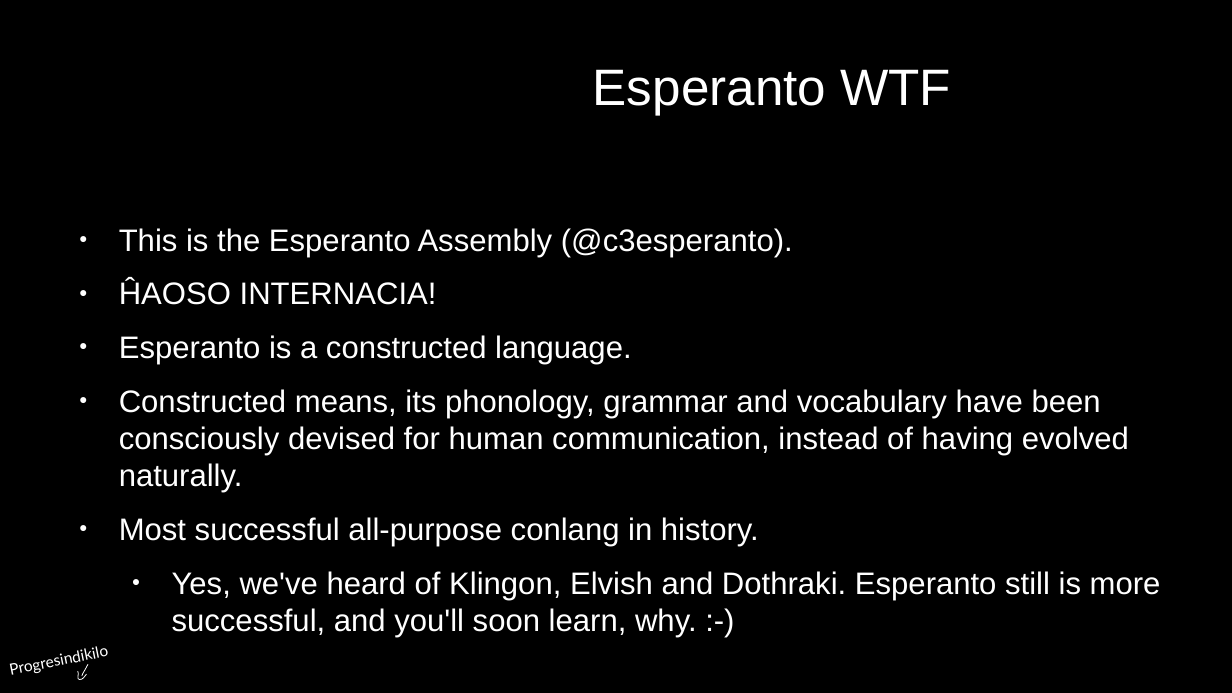
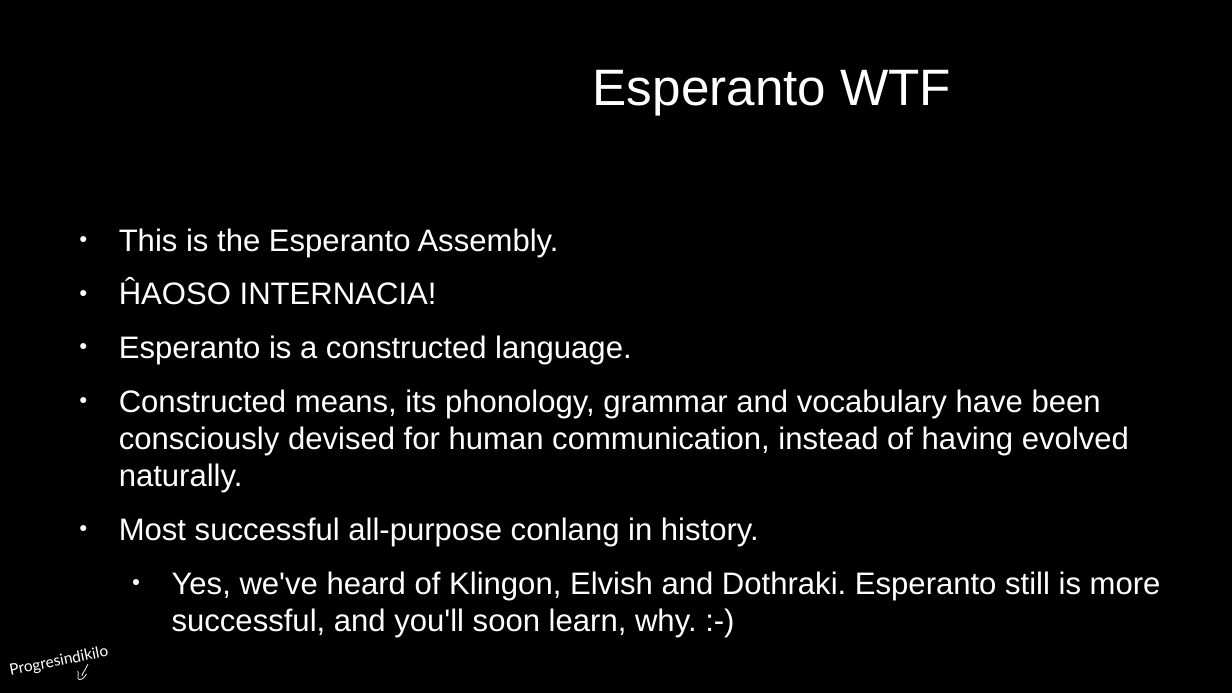
Before and after one commit to c3esperanto/c3-prezentajxo, a slide deck: slide 1 of Esperanto.odp. Drawn at 1232x693 pixels with LibreOffice and Linux fonts; fonts in the diff are those of the drawing; background and template pictures are left out. Boxes give left, top, right and bottom in pixels: in the first picture for what was removed or moved away, otherwise in the second. Text is boxed around its words. In the diff, an @@ line names an element or a change of style, - is before the commit and + after.

```diff
--- a/Esperanto.odp
+++ b/Esperanto.odp
@@ text at <box>119,228,559,257</box>: text changed @@
-● This is the Esperanto Assembly (@c3esperanto).
+● This is the Esperanto Assembly.
```
Also in this commit, not shown: 19 other slides changed.
